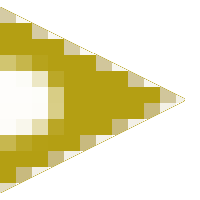
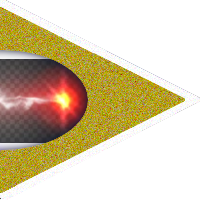
Layered file, before and after one edit (200x200). Changes by layer:
removed layer "Background" over [0, 0, 200, 200]
added layer "Background copy" above "Pasted Layer" over [0, 0, 200, 200]
added layer "Pasted Layer" over [0, 59, 93, 143]
